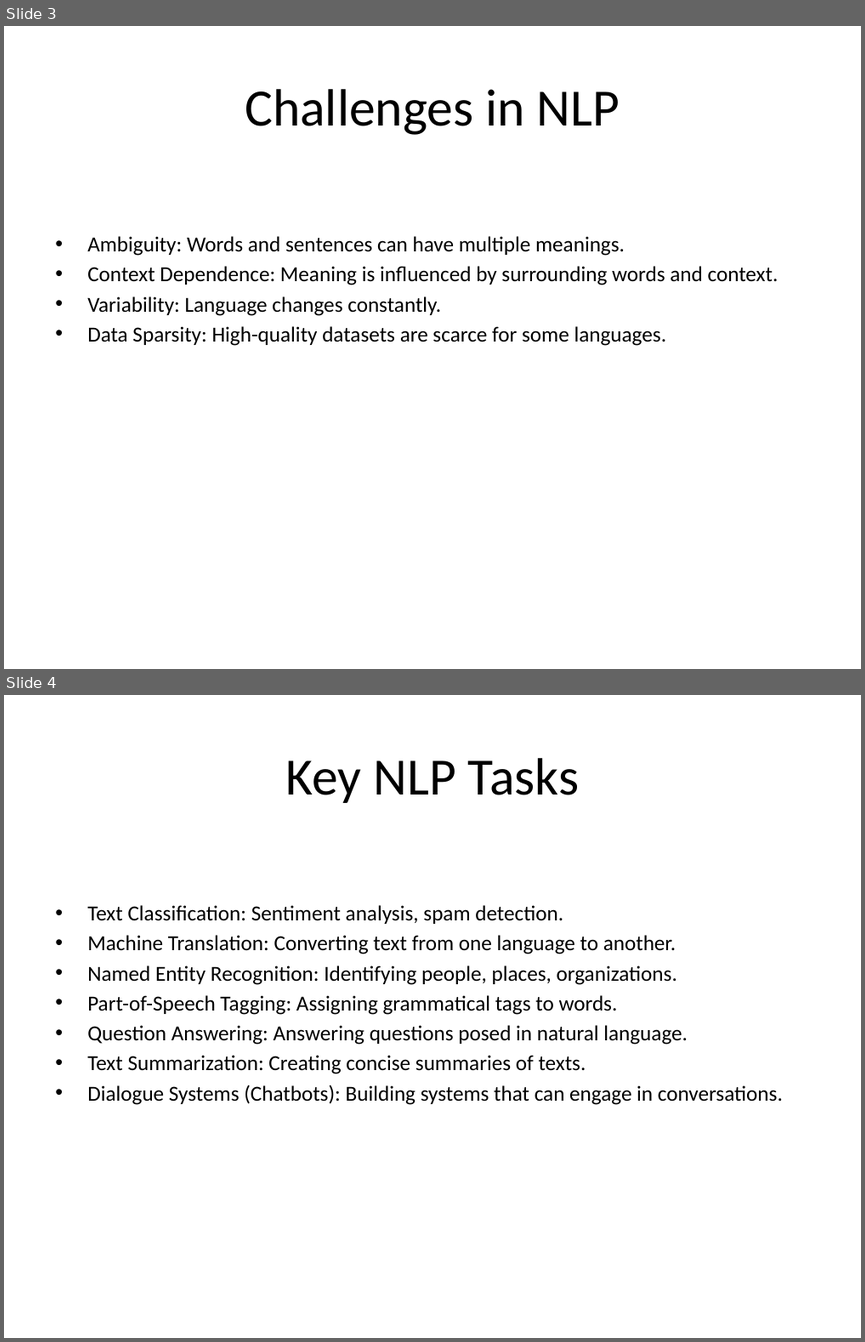
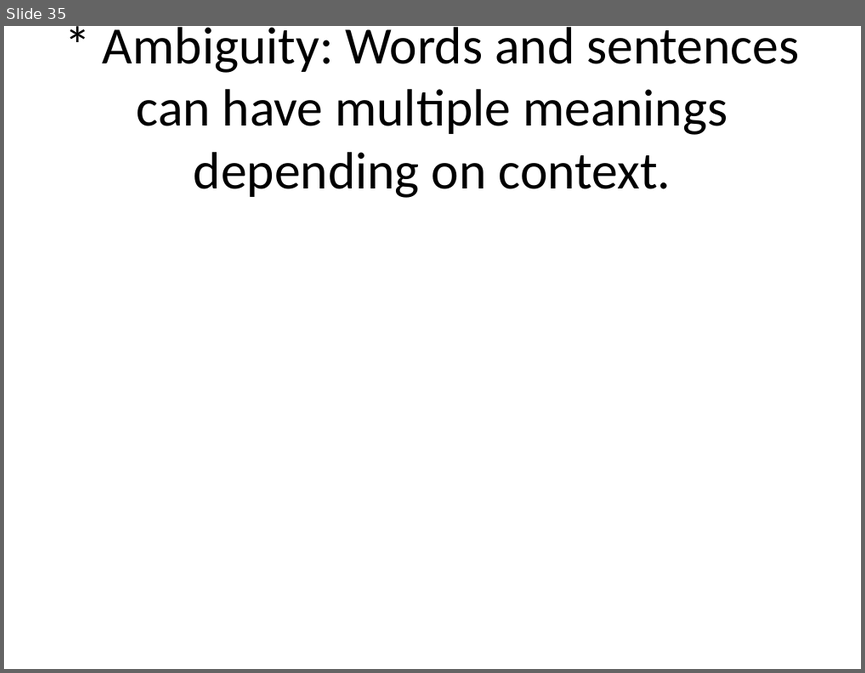
Before and after one commit to sanskarsri26/pdf-to-lecture, a slide deck: NLP_Lecture.pptx. Shown one above the other, each under a label of ours: slides 3 and 4 before the commit, slide 35 after it. The pictures are 865x1342 and 865x673 pixels, drawn with LibreOffice and Linux fonts; fonts in the diff are those of the drawing. Boxes give left, top, right and bottom in pixels: in the first picture for what was removed or moved away, otherwise in the second. Text is boxed around its words. In the diff, an @@ line names an element or a change of style, - is before the commit and + after.

```diff
--- a/NLP_Lecture.pptx
+++ b/NLP_Lecture.pptx
@@ slide 4 removed at bbox=[4, 695, 861, 1338], background #FFFFFF @@
@@ title removed at bbox=[285, 758, 579, 803] @@
-Key NLP Tasks
@@ text removed at bbox=[87, 905, 783, 1105] @@
-• Text Classification: Sentiment analysis, spam detection.
-• Machine Translation: Converting text from one language to another.
-• Named Entity Recognition: Identifying people, places, organizations.
-• Part-of-Speech Tagging: Assigning grammatical tags to words.
-• Question Answering: Answering questions posed in natural language.
-• Text Summarization: Creating concise summaries of texts.
-• Dialogue Systems (Chatbots): Building systems that can engage in conversations.
@@ what was slide 3 is now slide 35 @@
@@ slide 35 changed as well @@
@@ title at bbox=[103, 27, 799, 198]: text changed @@
-Challenges in NLP
+* Ambiguity: Words and sentences can have multiple meanings depending on context.
@@ text removed at bbox=[87, 236, 778, 346] @@
-• Ambiguity: Words and sentences can have multiple meanings.
-• Context Dependence: Meaning is influenced by surrounding words and context.
-• Variability: Language changes constantly.
-• Data Sparsity: High-quality datasets are scarce for some languages.
```
Also in this commit, not shown: 3 other slides changed, 48 slides added, 8 other slides removed, 6 other files.
